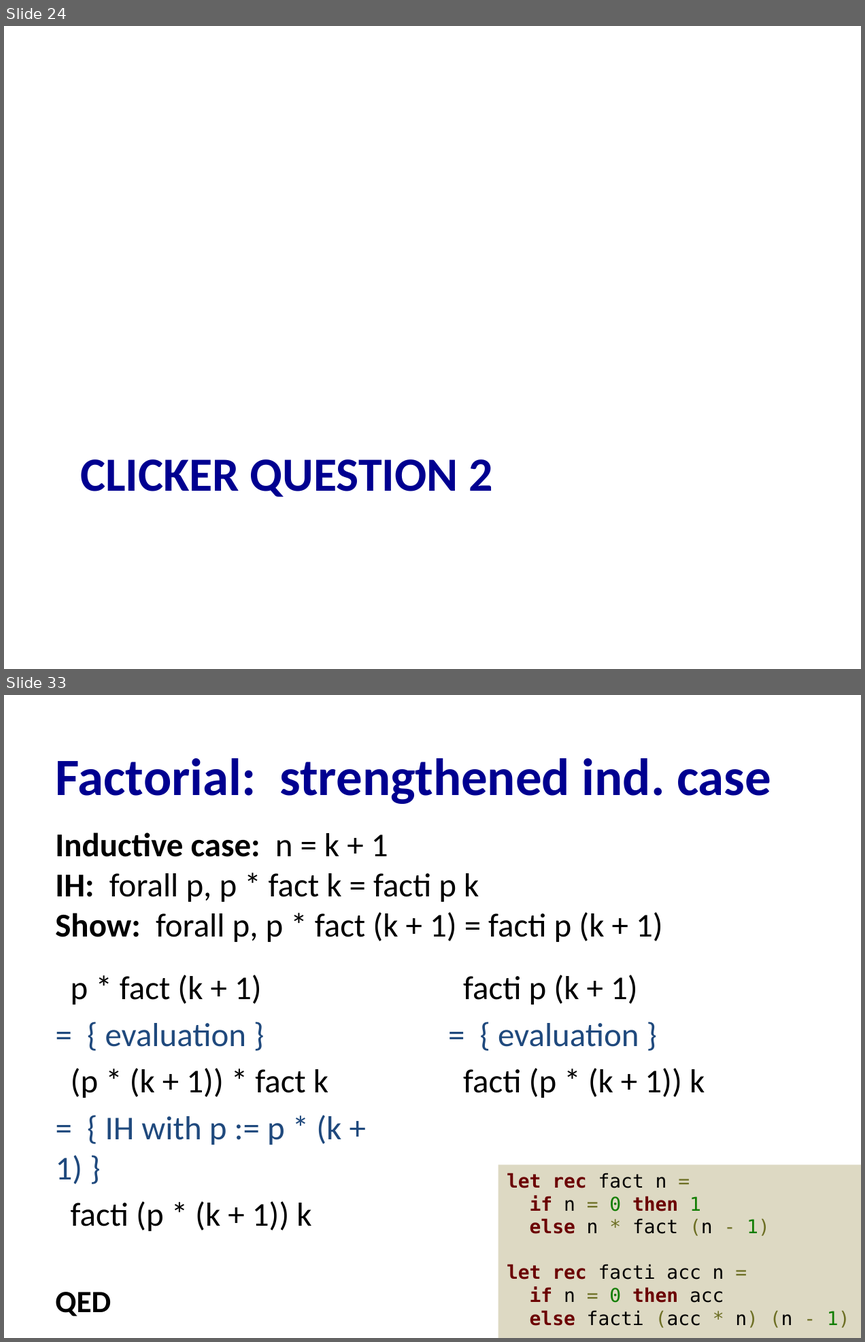
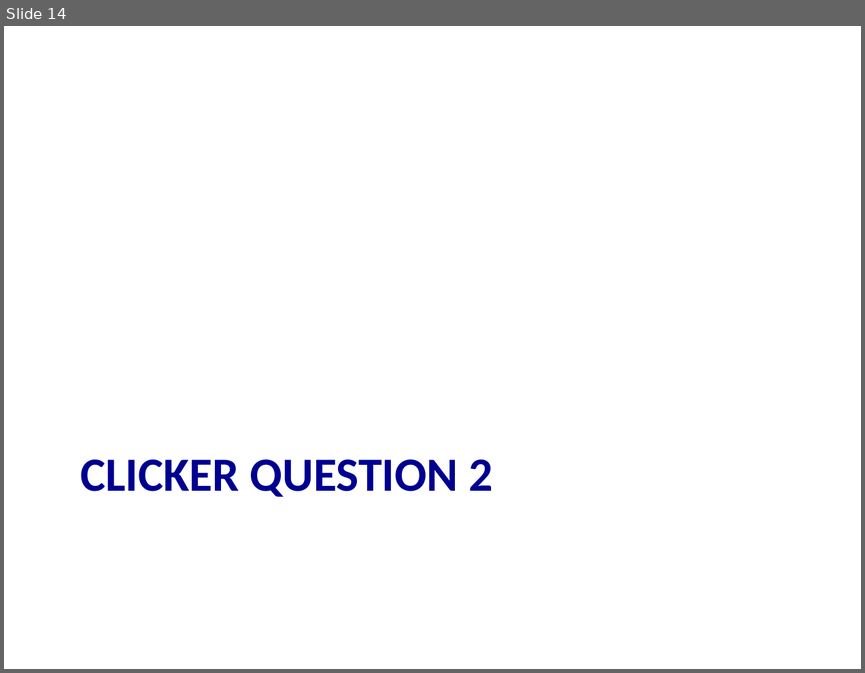
Before and after one commit to cs3110/materials-2019fa, a slide deck: 20-proofs/lec.pptx. Shown one above the other, each under a label of ours: slides 24 and 33 before the commit, slide 14 after it; the slides between them are not shown. The pictures are 865x1342 and 865x673 pixels, drawn with LibreOffice and Linux fonts; fonts in the diff are those of the drawing. Boxes give left, top, right and bottom in pixels: in the first picture for what was removed or moved away, otherwise in the second. Text is boxed around its words. In the diff, an @@ line names an element or a change of style, - is before the commit and + after.

```diff
--- a/20-proofs/lec.pptx
+++ b/20-proofs/lec.pptx
@@ slide 33 removed at (x1=4, y1=695, x2=861, y2=1338), background #FFFFFF @@
@@ title removed at (x1=56, y1=758, x2=771, y2=804) @@
-Factorial: strengthened ind. case
@@ text removed at (x1=55, y1=832, x2=663, y2=942) @@
-Inductive case: n = k + 1
-IH: forall p, p * fact k = facti p k
-Show: forall p, p * fact (k + 1) = facti p (k + 1)
@@ text removed at (x1=56, y1=974, x2=341, y2=1231) @@
-p * fact (k + 1)
-= { evaluation }
-(p * (k + 1)) * fact k
-= { IH with p := p * (k + 1) }
-facti (p * (k + 1)) k
@@ text removed at (x1=463, y1=974, x2=704, y2=1098) @@
-facti p (k + 1)
-= { evaluation }
-facti (p * (k + 1)) k
@@ rectangle removed at (x1=498, y1=1164, x2=861, y2=1338) @@
-let rec fact n =
-if n = 0 then 1
-else n * fact (n - 1)
-let rec facti acc n =
-if n = 0 then acc
-else facti (acc * n) (n - 1)
@@ text removed at (x1=55, y1=1291, x2=111, y2=1316) @@
-QED
@@ what was slide 24 is now slide 14 @@
```
Also in this commit, not shown: 4 slides changed, 16 slides added, 27 other slides removed, 1 other file.
